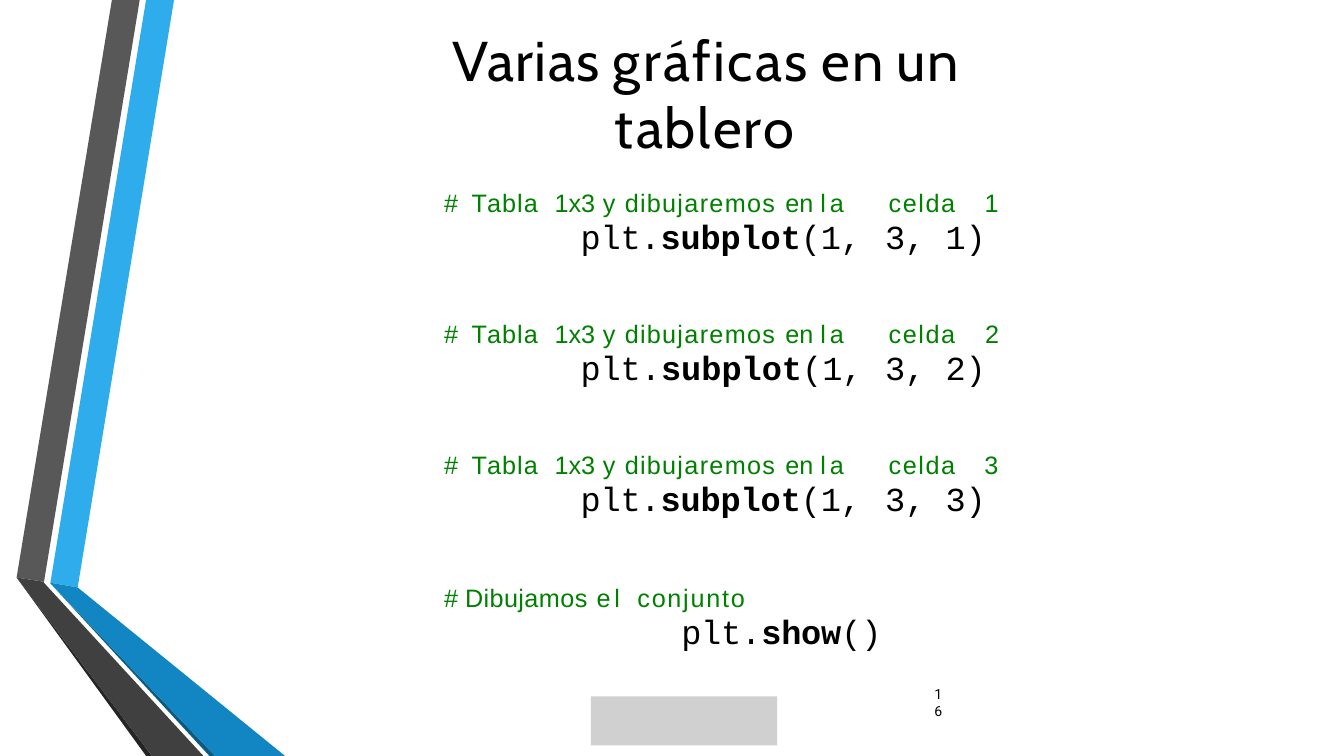
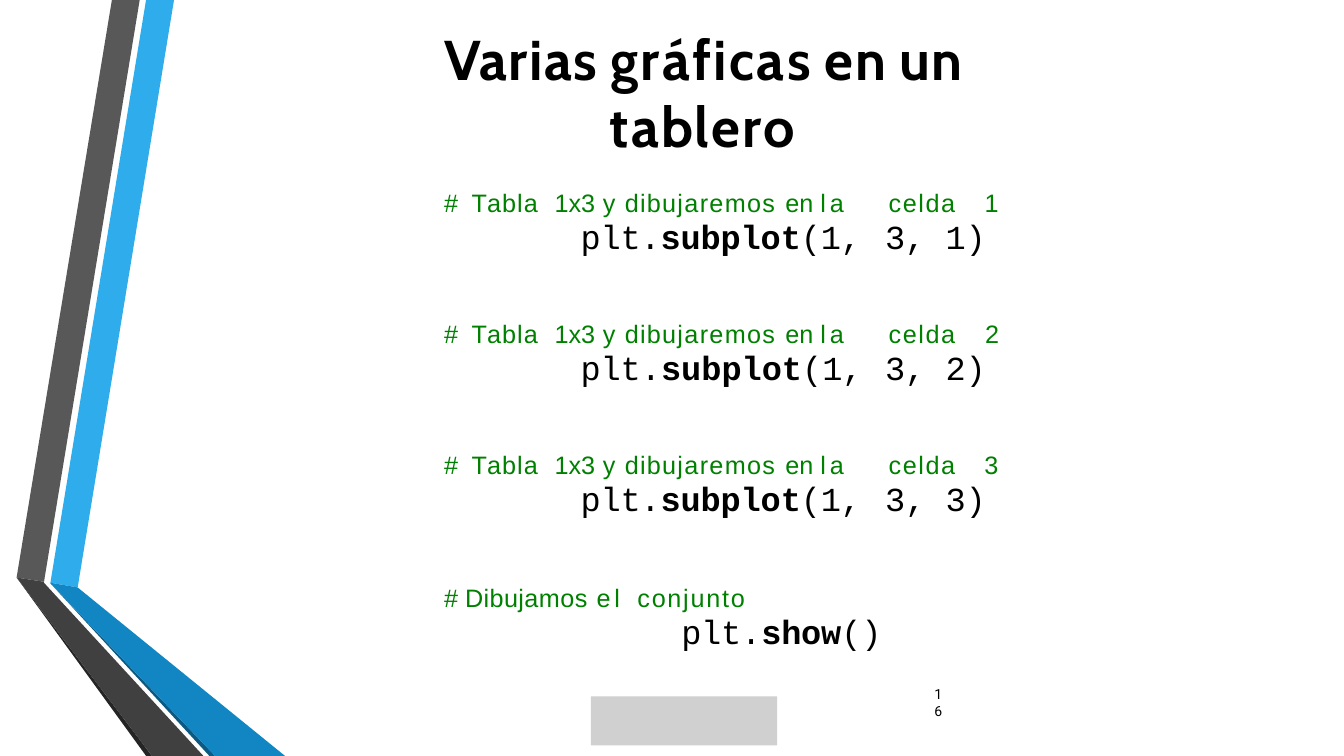
Before and after one commit to lizetheP/Programacion, a slide deck: slide 15 of CalendarioAgo2022/presentaciones/Gráficas-Matplotib.pptx (slide 16 before the commit). Drawn at 1344x756 pixels with LibreOffice and Linux fonts; fonts in the diff are those of the drawing; grey boxes stand for pictures; background and template pictures are left out. Boxes give left, top, right and bottom in pixels: in the first picture for what was removed or moved away, otherwise in the second. Text is boxed around its words. In the diff, an @@ line names an element or a change of style, - is before the commit and + after.

```diff
--- a/CalendarioAgo2022/presentaciones/Gráficas-Matplotib.pptx
+++ b/CalendarioAgo2022/presentaciones/Gráficas-Matplotib.pptx
@@ text "Varias gráficas en un": place and size @@
-text "Varias gráficas en un" at bbox=[453, 39, 959, 149]
+text "Varias gráficas en un" at bbox=[444, 38, 962, 148]
@@ text "Varias gráficas en un" at bbox=[444, 38, 962, 148]: bold on @@
```
Also in this commit, not shown: 6 other slides changed, 1 slide added, 3 slides removed, 28 other files.
